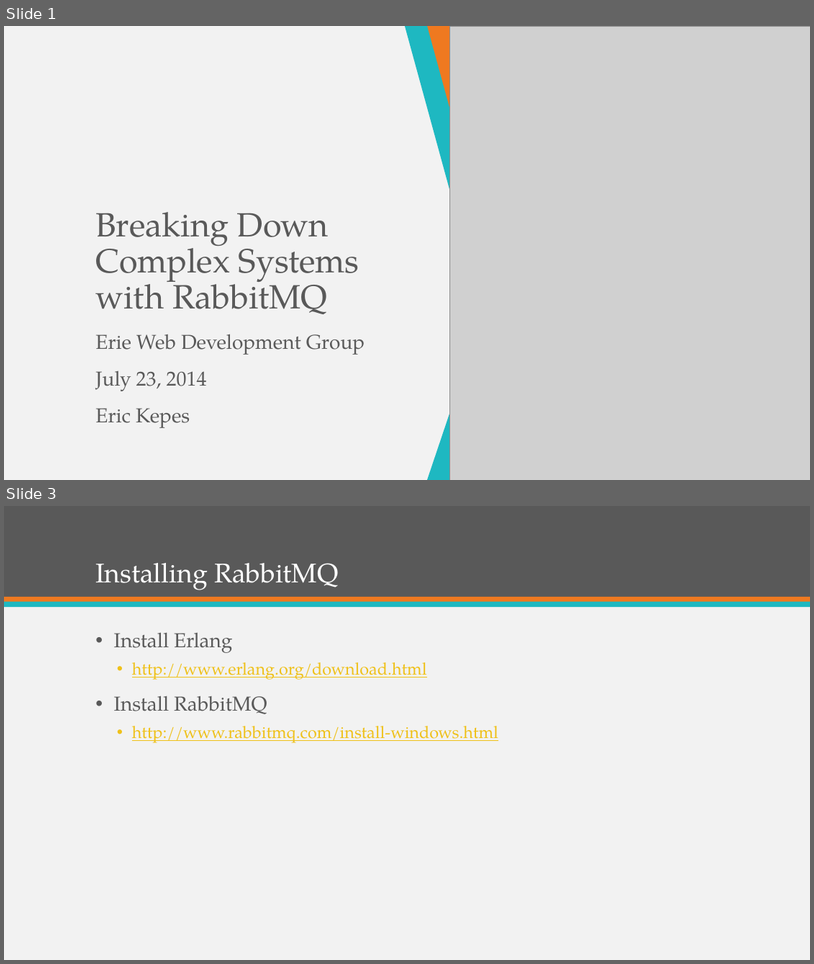
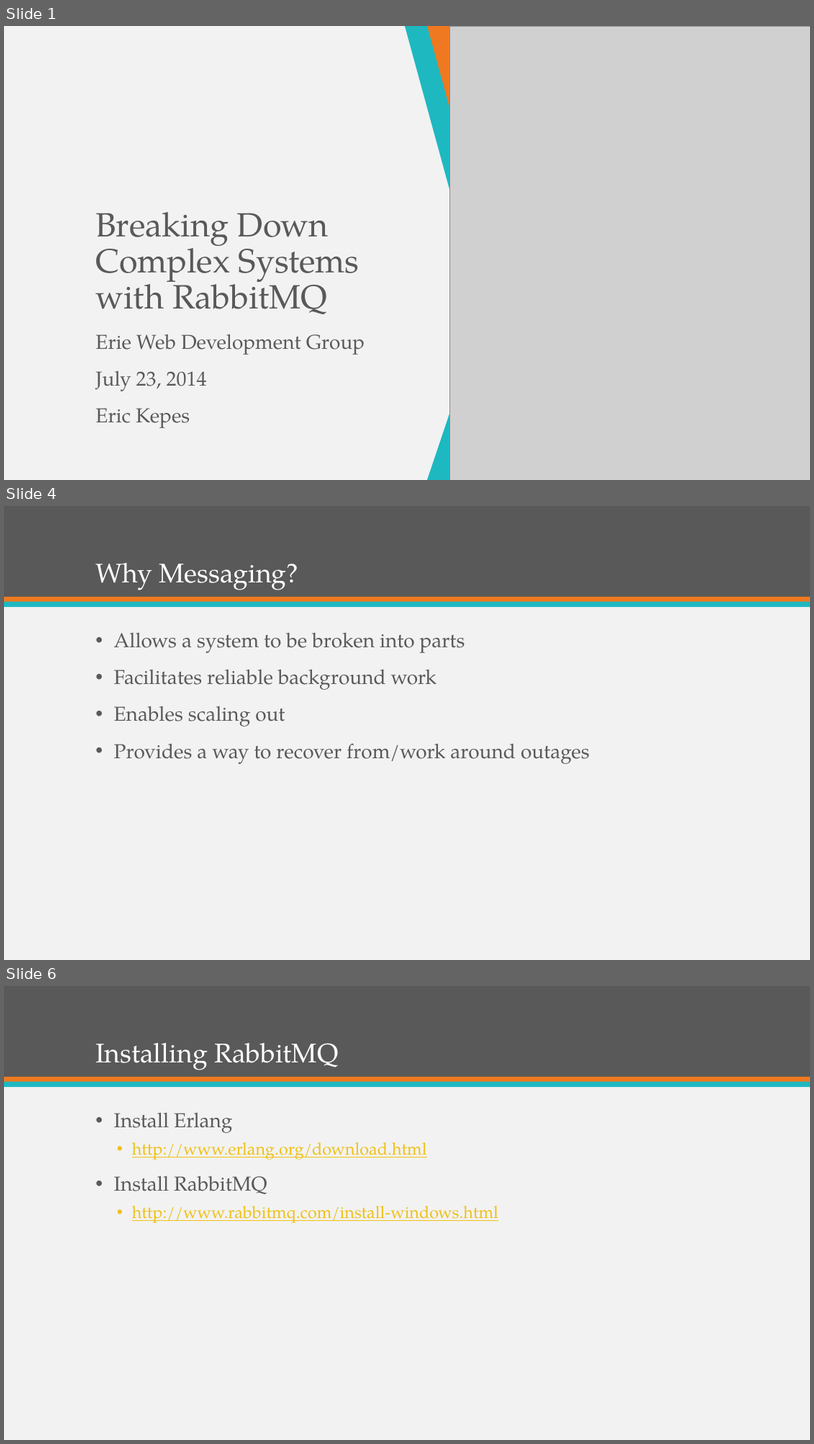
Before and after one commit to ekepes/Presentations, a slide deck: BreakingDownComplexSystemswithRabbitMQ/Breaking Down Complex Systems with RabbitMQ.pptx. Shown one above the other, each under a label of ours: slides 1 and 3 before the commit, slides 1, 4 and 6 after it; the slides between them are not shown. The pictures are 814x964 and 814x1444 pixels, drawn with LibreOffice and Linux fonts; fonts in the diff are those of the drawing; grey boxes stand for pictures. Boxes give left, top, right and bottom in pixels: in the first picture for what was removed or moved away, otherwise in the second. Text is boxed around its words. In the diff, an @@ line names an element or a change of style, - is before the commit and + after.

```diff
--- a/BreakingDownComplexSystemswithRabbitMQ/Breaking Down Complex Systems with RabbitMQ.pptx
+++ b/BreakingDownComplexSystemswithRabbitMQ/Breaking Down Complex Systems with RabbitMQ.pptx
@@ slide 4 added at bbox=[4, 506, 810, 960], background #F2F2F2; not listed: 3 template elements that a slide beside it also shows @@
@@ title added at bbox=[95, 563, 298, 590], 32 pt, text #FFFFFF @@
+Why Messaging?
@@ text added at bbox=[114, 633, 590, 764], 24 pt, text #595959 @@
+• Allows a system to be broken into parts
+• Facilitates reliable background work
+• Enables scaling out
+• Provides a way to recover from/work around outages
@@ what was slide 3 is now slide 6 @@
```
Also in this commit, not shown: 2 slides changed, 20 other slides added, 16 other files.
